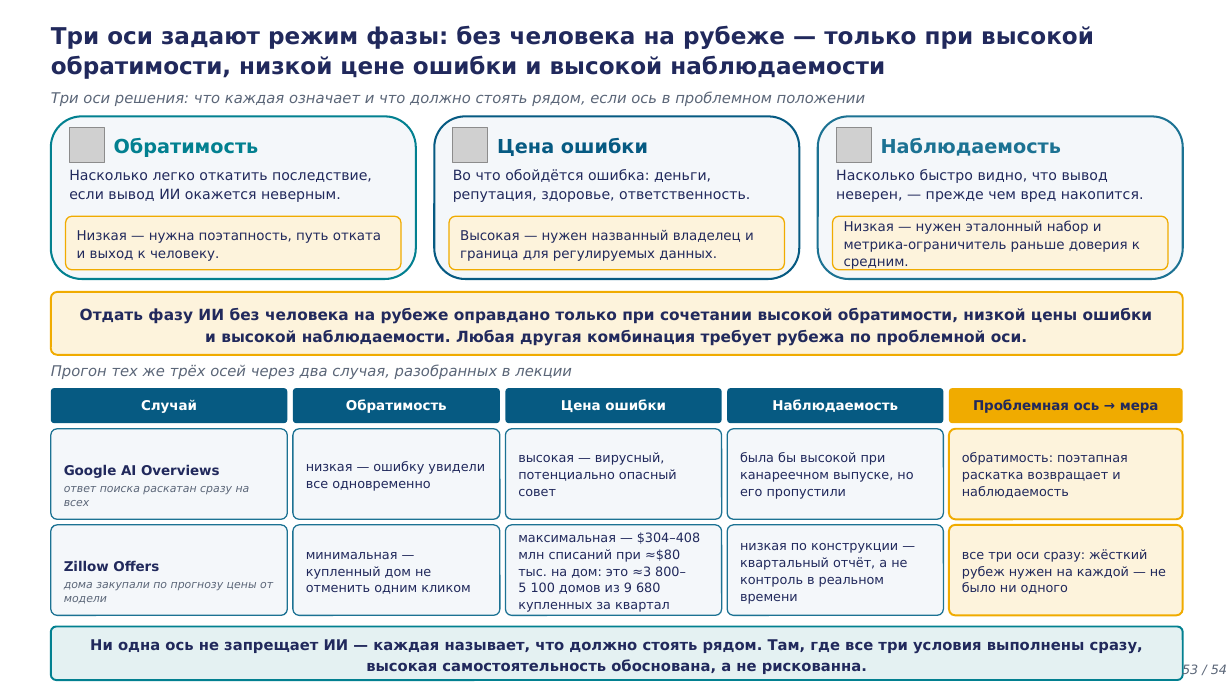
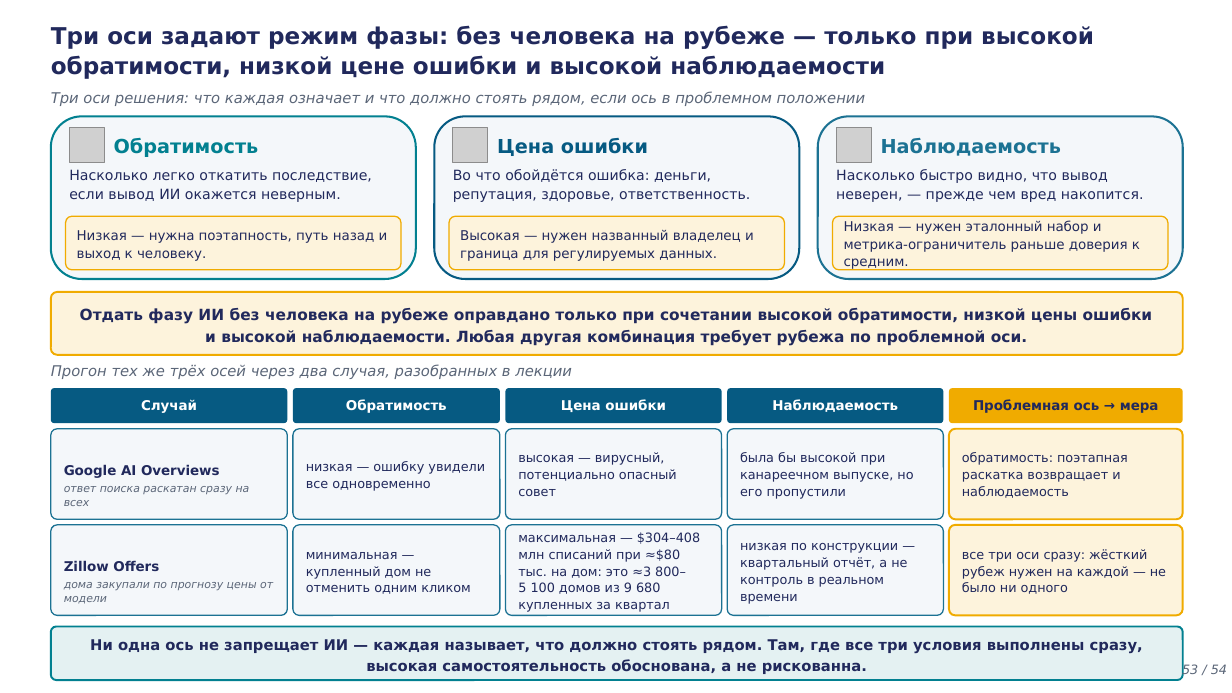
Before and after one commit to tellina-study/AI-usage-lessons, a slide deck: slide 53 of library/lectures/lec-05/rendered/lec-05.pptx. Drawn at 1232x693 pixels with LibreOffice and Linux fonts; fonts in the diff are those of the drawing; grey boxes stand for pictures. Boxes give left, top, right and bottom in pixels: in the first picture for what was removed or moved away, otherwise in the second. Text is boxed around its words. In the diff, an @@ line names an element or a change of style, - is before the commit and + after.

```diff
--- a/library/lectures/lec-05/rendered/lec-05.pptx
+++ b/library/lectures/lec-05/rendered/lec-05.pptx
@@ text at [77,230,388,261]: text changed @@
-Низкая — нужна поэтапность, путь отката и выход к человеку.
+Низкая — нужна поэтапность, путь назад и выход к человеку.
```
Also in this commit, not shown: 4 other files.
